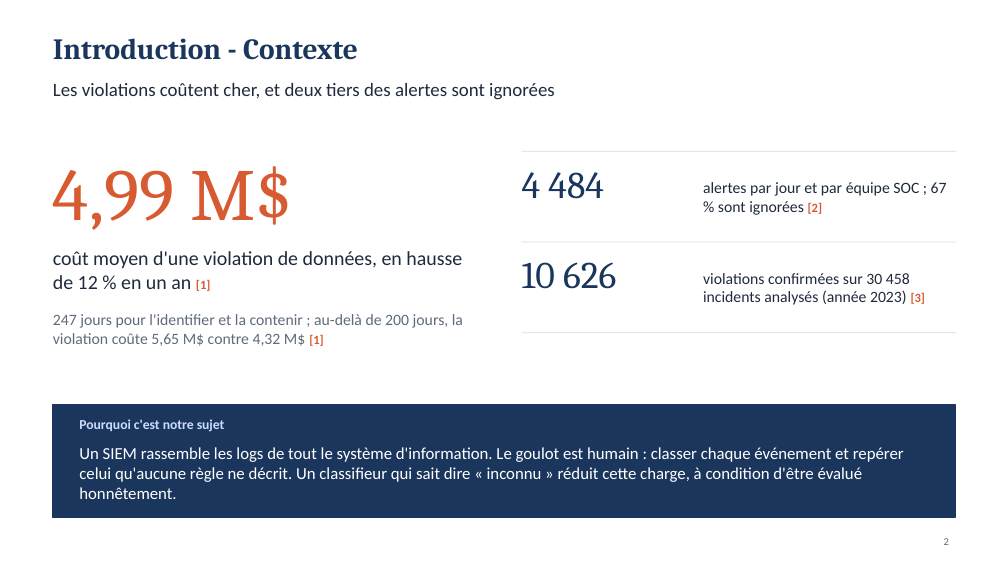
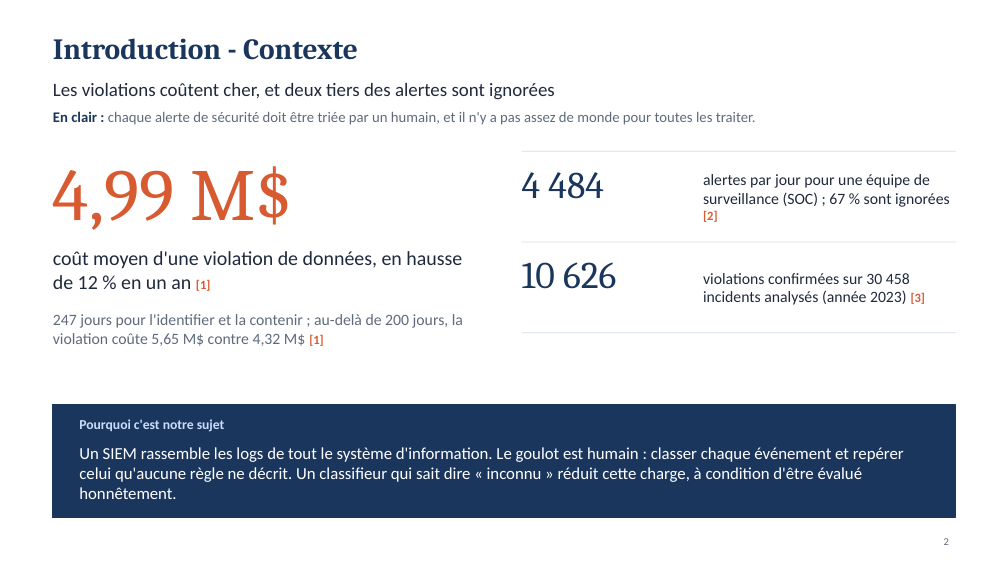
Before and after one commit to MADENIYOU/siem-open-world-log-classification, a slide deck: slide 2 of presentation/Soutenance_SIEM_monde_ouvert.pptx. Drawn at 1008x567 pixels with LibreOffice and Linux fonts; fonts in the diff are those of the drawing. Boxes give left, top, right and bottom in pixels: in the first picture for what was removed or moved away, otherwise in the second. Text is boxed around its words. In the diff, an @@ line names an element or a change of style, - is before the commit and + after.

```diff
--- a/presentation/Soutenance_SIEM_monde_ouvert.pptx
+++ b/presentation/Soutenance_SIEM_monde_ouvert.pptx
@@ text added at (53,111,756,125), 14 pt, text #5F6B7C @@
+En clair : chaque alerte de sécurité doit être triée par un humain, et il n'y a pas assez de monde pour toutes les traiter.
@@ text at (703,174,950,222): text changed @@
-alertes par jour et par équipe SOC ; 67 % sont ignorées [2]
+alertes par jour pour une équipe de surveillance (SOC) ; 67 % sont ignorées [2]
```
Also in this commit, not shown: 16 other slides changed, 3 slides added, 3 other files.
